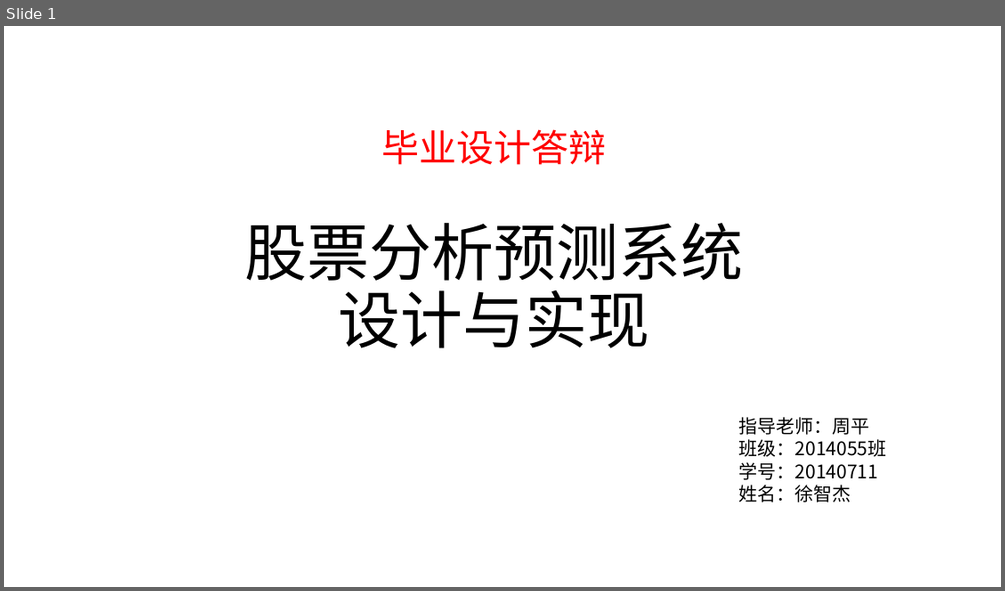
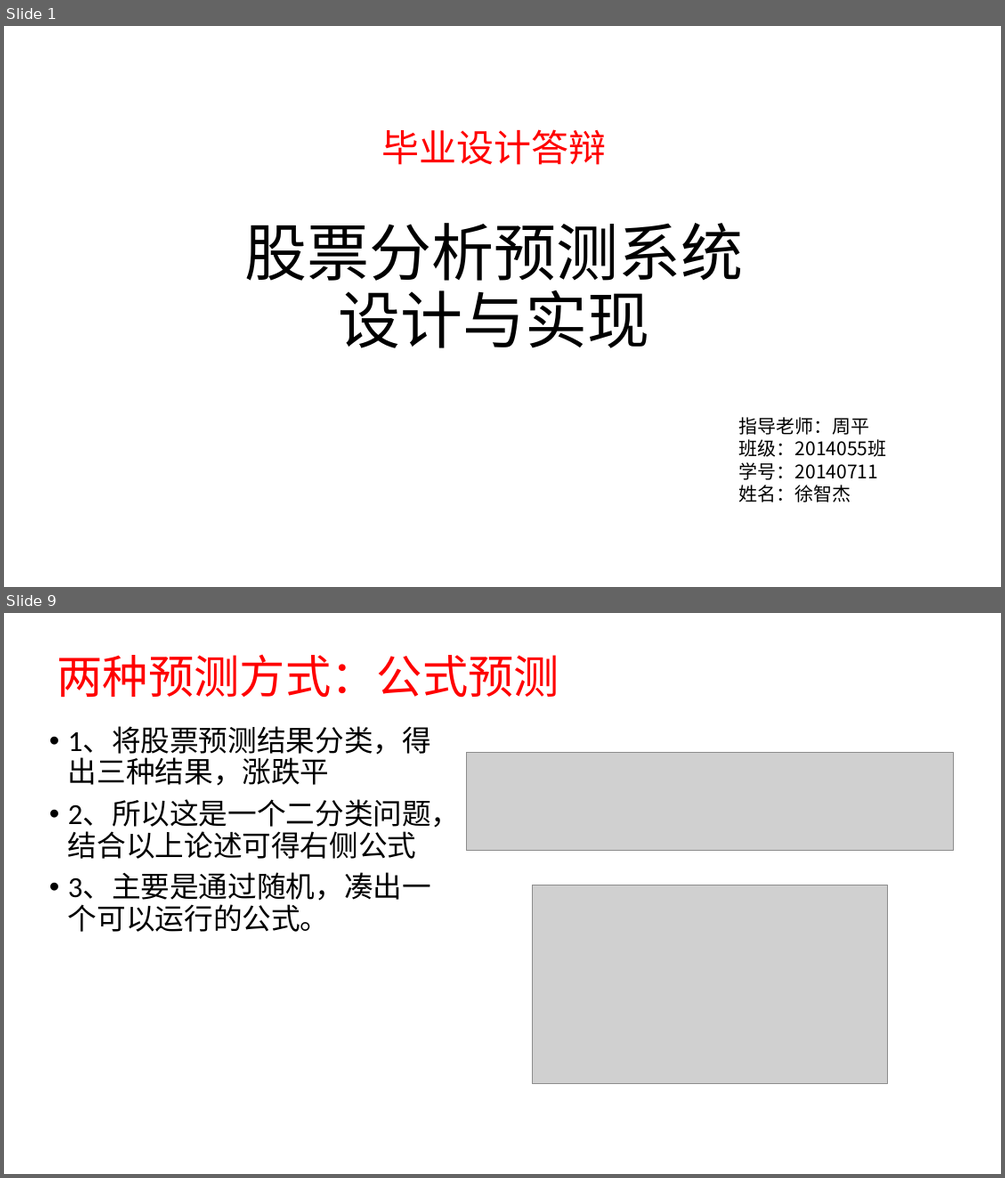
Before and after one commit to xuzj157/StockSyn, a slide deck: doc/股票分析预测系统.pptx. Shown one above the other, each under a label of ours: slide 1 before the commit, slides 1 and 9 after it; the slides between them are not shown. The pictures are 1005x591 and 1005x1178 pixels, drawn with LibreOffice and Linux fonts; fonts in the diff are those of the drawing; grey boxes stand for pictures. Boxes give left, top, right and bottom in pixels: in the first picture for what was removed or moved away, otherwise in the second. Text is boxed around its words. In the diff, an @@ line names an element or a change of style, - is before the commit and + after.

```diff
--- a/doc/股票分析预测系统.pptx
+++ b/doc/股票分析预测系统.pptx
@@ slide 9 added at (4, 613, 1001, 1174), background #FFFFFF @@
@@ title added at (57, 655, 559, 698), 44 pt, text #FF0000 @@
+两种预测方式：公式预测
@@ text added at (68, 727, 461, 932), 28 pt, text #000000 @@
+• 1、将股票预测结果分类，得出三种结果，涨跌平
+• 2、所以这是一个二分类问题，结合以上论述可得右侧公式
+• 3、主要是通过随机，凑出一个可以运行的公式。
@@ picture added at (466, 752, 953, 850) @@
@@ picture added at (532, 884, 887, 1083) @@
```
Also in this commit, not shown: 2 slides changed, 5 other slides added, 7 other files.
